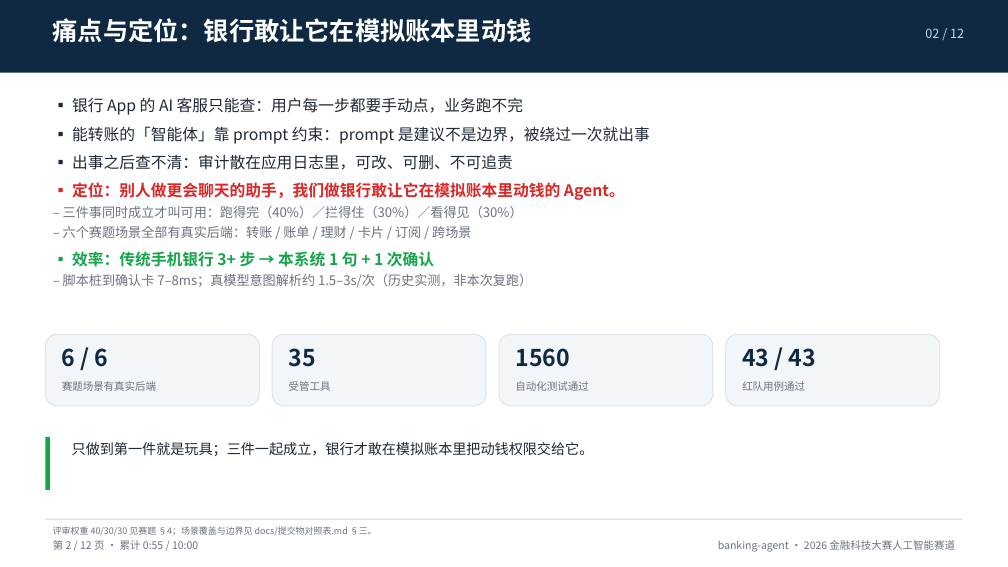
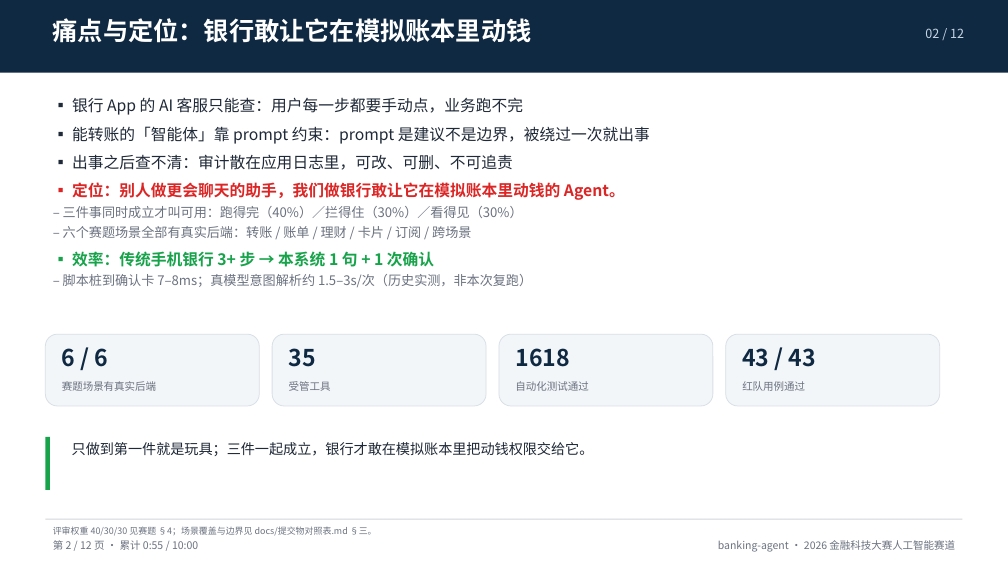
Before and after one commit to peng6yu/banking-agent, a slide deck: slide 2 of docs/交付/答辩PPT.pptx. Drawn at 1008x567 pixels with LibreOffice and Linux fonts; fonts in the diff are those of the drawing. Boxes give left, top, right and bottom in pixels: in the first picture for what was removed or moved away, otherwise in the second. Text is boxed around its words. In the diff, an @@ line names an element or a change of style, - is before the commit and + after.

```diff
--- a/docs/交付/答辩PPT.pptx
+++ b/docs/交付/答辩PPT.pptx
@@ text at [515, 348, 569, 367]: text changed @@
-1560
+1618
```
Also in this commit, not shown: 2 other slides changed, 36 other files.
